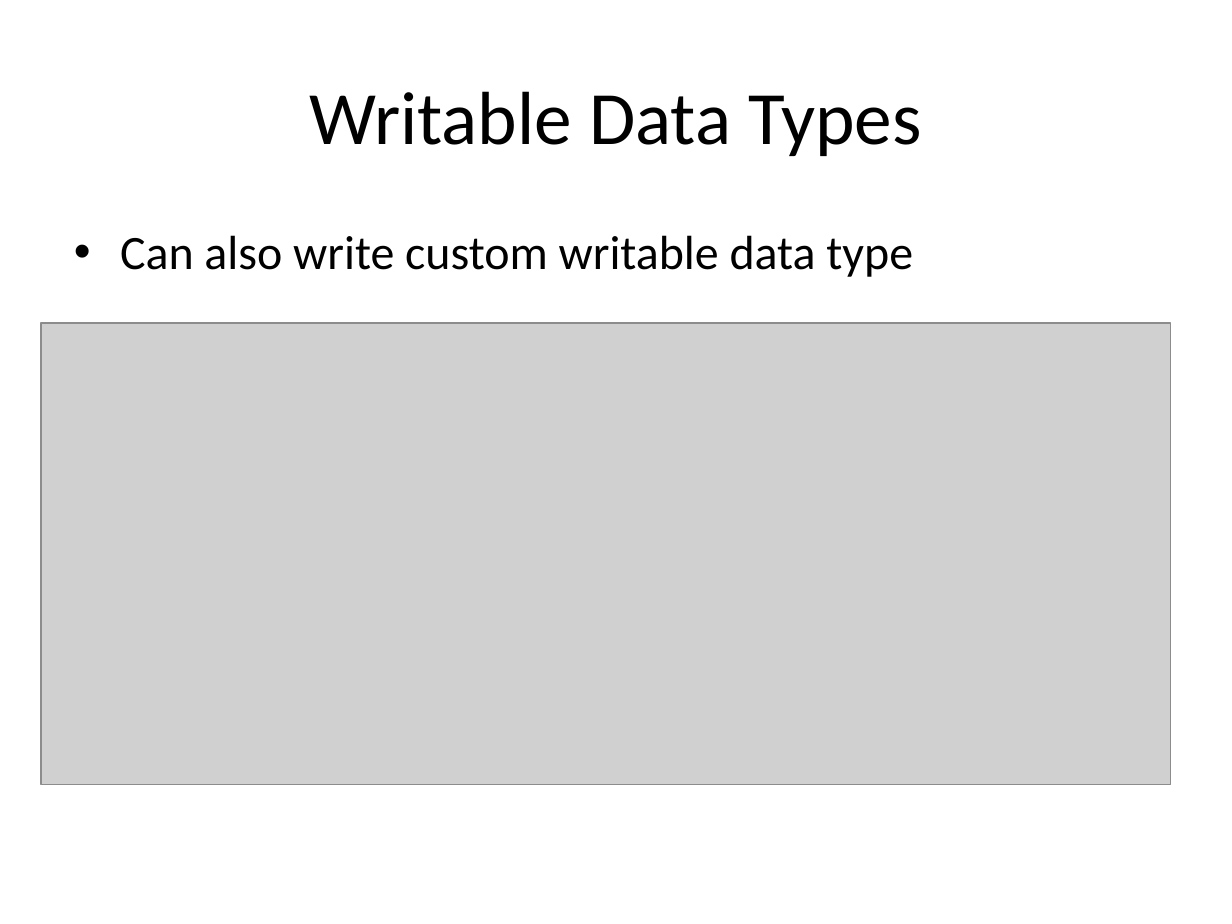
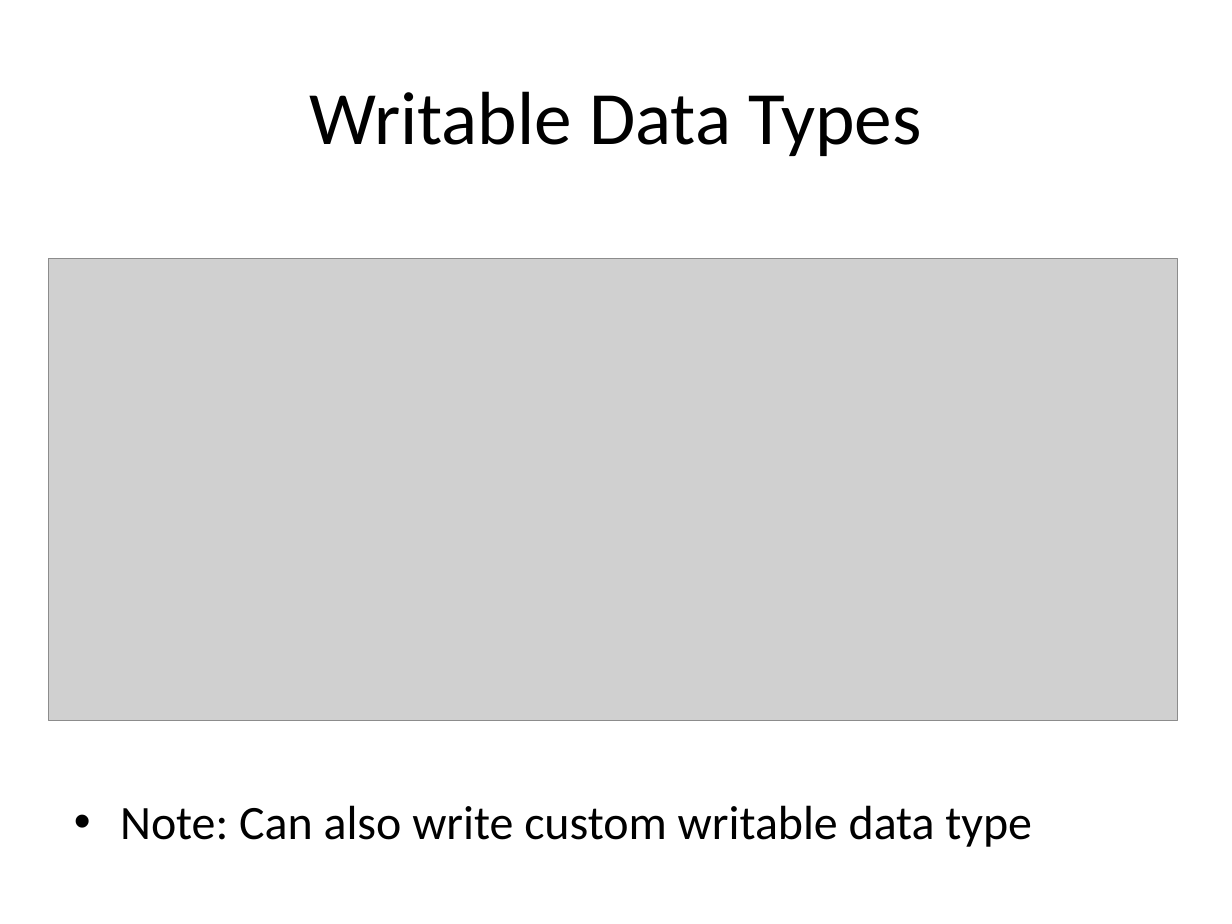
Before and after one commit to jayurbain/HadoopIntro, a slide deck: slide 34 of MapReduce 1.pptx. Drawn at 1232x924 pixels with LibreOffice and Linux fonts; fonts in the diff are those of the drawing; grey boxes stand for pictures. Boxes give left, top, right and bottom in pixels: in the first picture for what was removed or moved away, otherwise in the second. Text is boxed around its words. In the diff, an @@ line names an element or a change of style, - is before the commit and + after.

```diff
--- a/MapReduce 1.pptx
+++ b/MapReduce 1.pptx
@@ picture: place and size @@
-picture at box(41, 323, 1170, 785)
+picture at box(48, 259, 1178, 721)
@@ text at box(120, 805, 1032, 847): text changed @@
-• Can also write custom writable data type
+• Note: Can also write custom writable data type
```
Also in this commit, not shown: 12 other slides changed.
